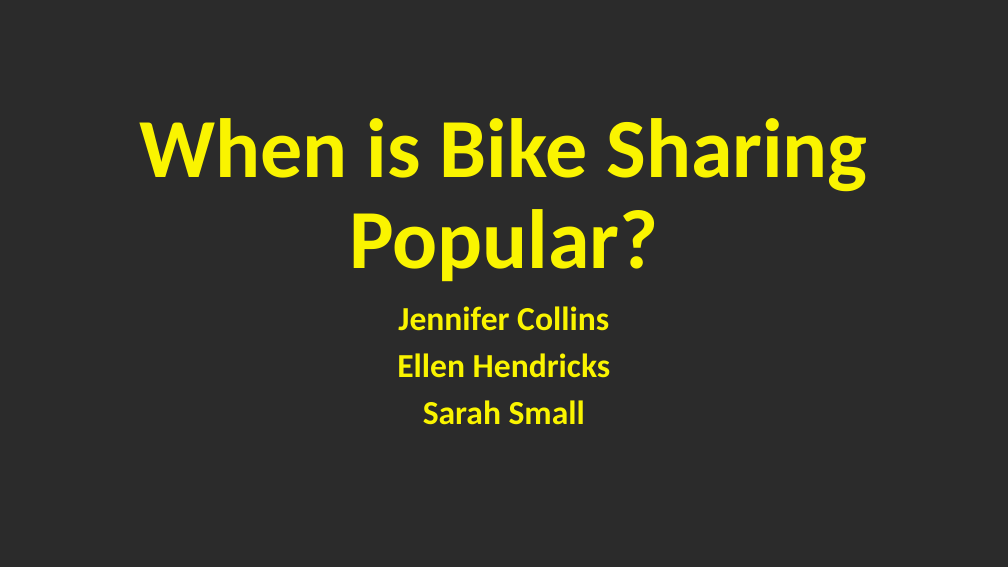
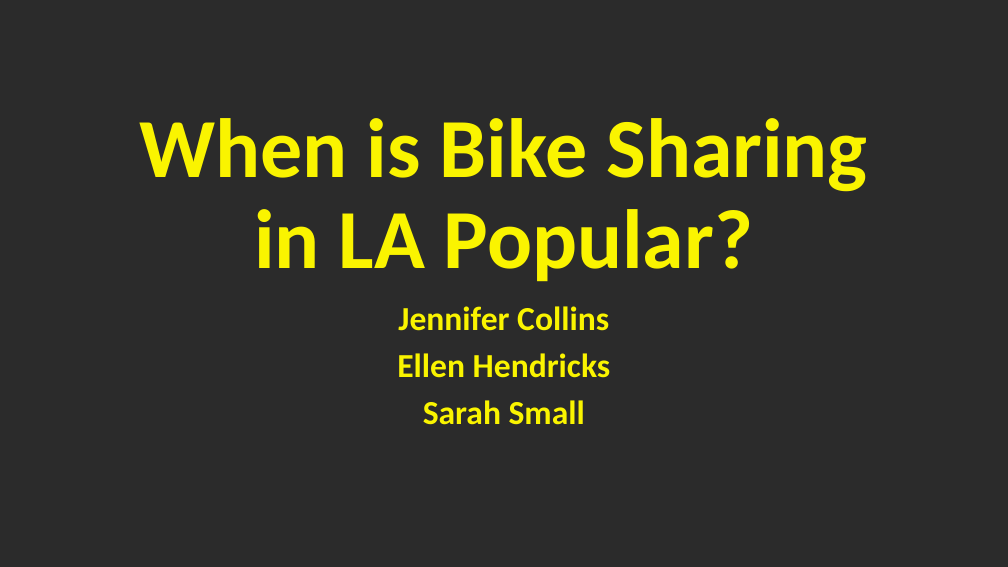
Before and after one commit to sqweets/Project1-LA-Bike_Share, a slide deck: slide 2 of If We Ran a Bike Sharing Company.pptx. Drawn at 1008x567 pixels with LibreOffice and Linux fonts; fonts in the diff are those of the drawing; background and template pictures are left out; a plain dark background stands for a picture behind light text. Boxes give left, top, right and bottom in pixels: in the first picture for what was removed or moved away, otherwise in the second. Text is boxed around its words. In the diff, an @@ line names an element or a change of style, - is before the commit and + after.

```diff
--- a/If We Ran a Bike Sharing Company.pptx
+++ b/If We Ran a Bike Sharing Company.pptx
@@ title at [139, 118, 867, 282]: text changed @@
-When is Bike Sharing Popular?
+When is Bike Sharing in LA Popular?
```
Also in this commit, not shown: 1 other slide changed, 12 other files.
